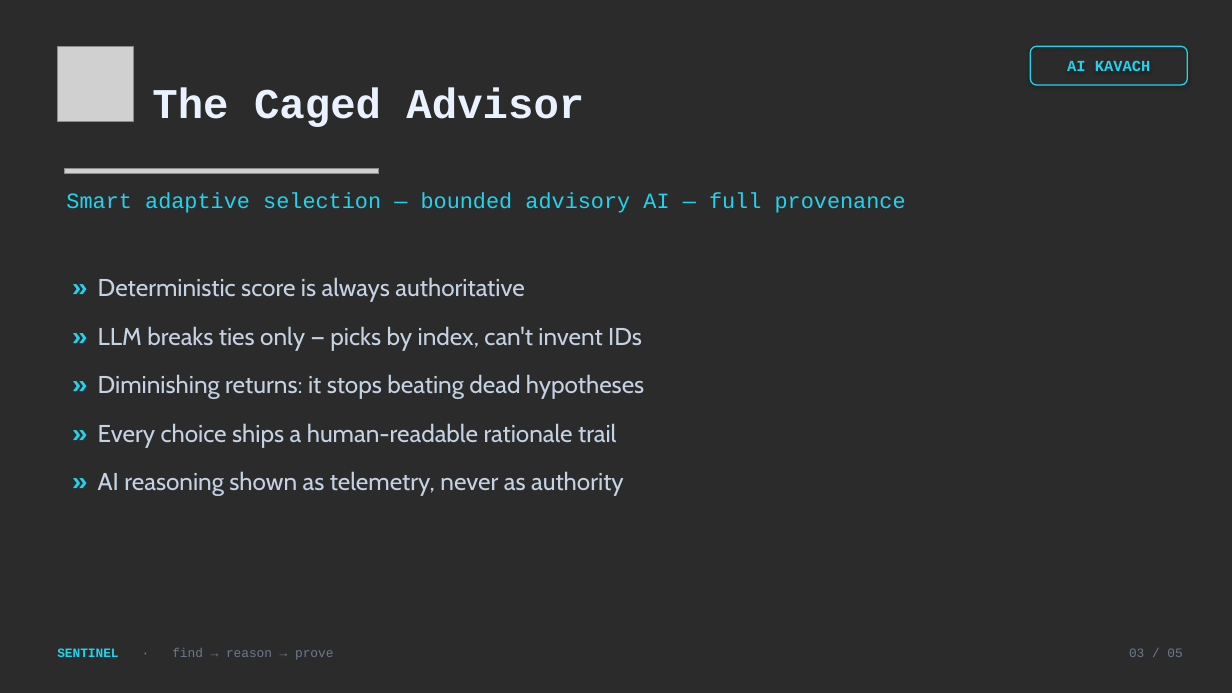
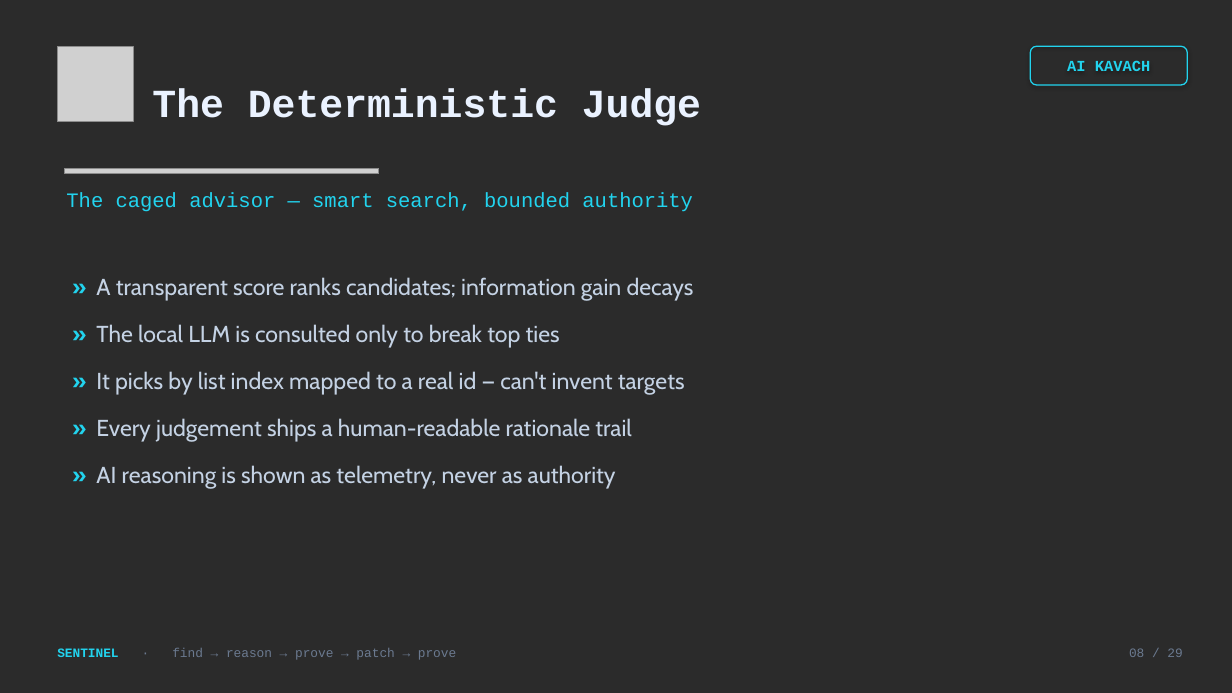
Before and after one commit to arjishnik-sketch/sentinel, a slide deck: slide 8 of deck/Sentinel_AI_Kavach.pptx (slide 3 before the commit). Drawn at 1232x693 pixels with LibreOffice and Linux fonts; fonts in the diff are those of the drawing; grey boxes stand for pictures; background and template pictures are left out; a plain dark background stands for a picture behind light text. Boxes give left, top, right and bottom in pixels: in the first picture for what was removed or moved away, otherwise in the second. Text is boxed around its words. In the diff, an @@ line names an element or a change of style, - is before the commit and + after.

```diff
--- a/deck/Sentinel_AI_Kavach.pptx
+++ b/deck/Sentinel_AI_Kavach.pptx
@@ text at <box>152,88,701,126</box>: text changed; size 33 to 31 pt @@
-The Caged Advisor
+The Deterministic Judge
@@ text at <box>66,192,693,212</box>: text changed; size 17 to 16 pt @@
-Smart adaptive selection — bounded advisory AI — full provenance
+The caged advisor — smart search, bounded authority
@@ text at <box>96,277,694,489</box>: text changed; size 19 to 18 pt @@
-» Deterministic score is always authoritative
-» LLM breaks ties only — picks by index, can't invent IDs
-» Diminishing returns: it stops beating dead hypotheses
-» Every choice ships a human-readable rationale trail
-» AI reasoning shown as telemetry, never as authority
+» A transparent score ranks candidates; information gain decays
+» The local LLM is consulted only to break top ties
+» It picks by list index mapped to a real id — can't invent targets
+» Every judgement ships a human-readable rationale trail
+» AI reasoning is shown as telemetry, never as authority
@@ text at <box>57,648,456,660</box>: text changed @@
-SENTINEL · find → reason → prove
+SENTINEL · find → reason → prove → patch → prove
@@ text at <box>1129,648,1182,657</box>: text changed @@
-03 / 05
+08 / 29
```
Also in this commit, not shown: 3 other slides changed, 25 slides added, 1 slide removed, 23 other files.
